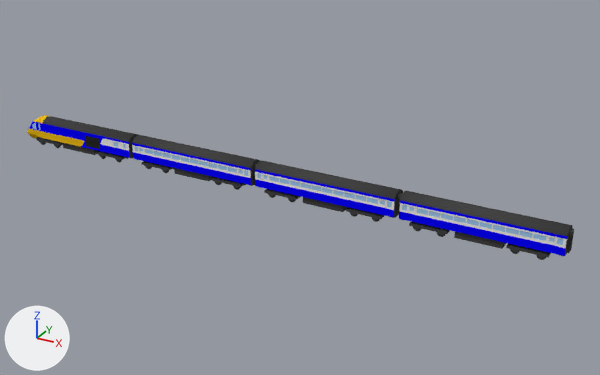
The Blender file Assets/Blender/Rail/IC125.blend as it was, and as the next commit left it.
Rendered twice from a 50 mm camera at (27.7, -28.4, 14.9) aimed at (11.7, 0.7, 0.3). Every picture has the same lights, and +X, +Y and +Z are marked at lower left.
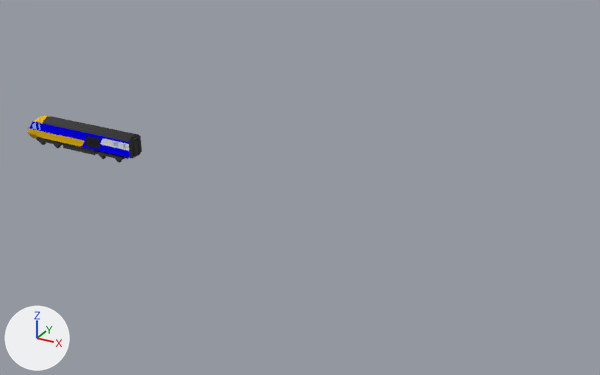
The change, as a list of edits to the scene's bpy script:
```text
Remove ob_cube_029:
    ob_cube_029 = bpy.data.objects.new('Cube.029', me_cube_029)
    ob_cube_029.location = (8.55, 0.0, 0.25)
    ob_cube_029.scale = (1.12, 1.12, 1.12)
Remove ob_cube_028:
    ob_cube_028 = bpy.data.objects.new('Cube.028', me_cube_028)
    ob_cube_028.location = (4.65, 0.0, 0.25)
    ob_cube_028.scale = (1.12, 1.12, 1.12)
Remove ob_cube_027:
    ob_cube_027 = bpy.data.objects.new('Cube.027', me_cube_027)
    ob_cube_027.location = (6.66, 0.0, 0.0)
    _m = ob_cube_027.modifiers.new('Mirror', 'MIRROR')
    _m.use_axis = (True, True, False)
    _m.use_clip = True
Remove ob_cube_023:
    ob_cube_023 = bpy.data.objects.new('Cube.023', me_cube_023)
    ob_cube_023.location = (13.33, 0.0, 0.0)
    _m = ob_cube_023.modifiers.new('Mirror', 'MIRROR')
    _m.use_axis = (True, True, False)
    _m.use_clip = True
Remove ob_cube_022:
    ob_cube_022 = bpy.data.objects.new('Cube.022', me_cube_022)
    ob_cube_022.location = (11.33, 0.0, 0.25)
    ob_cube_022.scale = (1.12, 1.12, 1.12)
Remove ob_cube_021:
    ob_cube_021 = bpy.data.objects.new('Cube.021', me_cube_021)
    ob_cube_021.location = (15.22, 0.0, 0.25)
    ob_cube_021.scale = (1.12, 1.12, 1.12)
Remove ob_cube_017:
    ob_cube_017 = bpy.data.objects.new('Cube.017', me_cube_017)
    ob_cube_017.location = (20.01, 0.0, 0.0)
    _m = ob_cube_017.modifiers.new('Mirror', 'MIRROR')
    _m.use_axis = (True, True, False)
    _m.use_clip = True
Remove ob_cube_016:
    ob_cube_016 = bpy.data.objects.new('Cube.016', me_cube_016)
    ob_cube_016.location = (18.0, 0.0, 0.25)
    ob_cube_016.scale = (1.12, 1.12, 1.12)
Remove ob_cube_015:
    ob_cube_015 = bpy.data.objects.new('Cube.015', me_cube_015)
    ob_cube_015.location = (21.9, 0.0, 0.25)
    ob_cube_015.scale = (1.12, 1.12, 1.12)
```

Pixel boxes [x1, y1, x2, y2] of what changed, in the pictures (600 x 375 px):
'Cube.017', deleted
    before: [399, 191, 574, 256]
'Cube.023', deleted
    before: [255, 161, 403, 218]
'Cube.027', deleted
    before: [132, 135, 260, 186]
'Cube.015', deleted
    before: [506, 243, 551, 260]
'Cube.016', deleted
    before: [409, 222, 450, 237]
'Cube.021', deleted
    before: [346, 207, 385, 222]
'Cube.022', deleted
    before: [264, 189, 301, 202]
'Cube.029', deleted
    before: [211, 177, 246, 190]
'Cube.028', deleted
    before: [142, 161, 174, 173]
